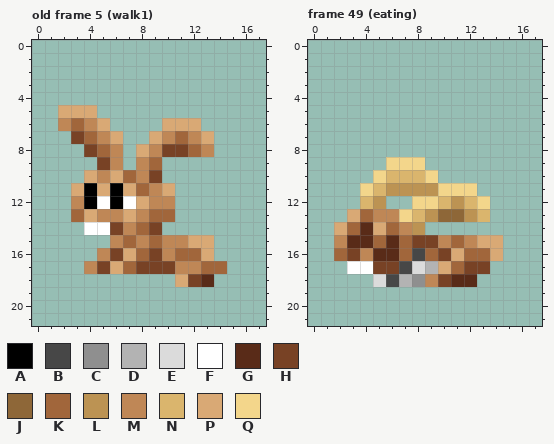
Two versions of one pixel-art file, assets/images/bunny.aseprite. That is the earlier state.
18x22 pixels, 61 frames. Shown: old frame 5 (walk1), frame 49 (eating). The commit also changed other frames, which this record leaves out.
Visible layers, top first: "bunnies/yellow_spotted_bunny", "bunnies/light_brown_spotted_bunny", "bunnies/black_spotted_bunny", "bunnies/brown_black_spotted_bunny", "bunnies/brown_spotted_bunny", "bunnies/brown_bunny", "bunnies/white_bunny", "bunnies/gray_bunny", "bunnies/black_bunny", "bunnies/pink_bunny", "bunnies/yellow_bunny", "bunnies/tan_bunny".
Palette (. is transparent): A #000000  B #474747  C #8f8f8f  D #b3b3b3  E #dbdbdb  F #ffffff  G #592b18  H #784225  J #8e6738  K #a1663b  L #bc9353  M #bf8756  N #dab56d  P #d9a975  Q #f3d68b
Pixels before, old frame 5 (walk1), first column x 2:
 5 PPP..........
 6 MKMP....PPP..
 7 .HKMP..PMKMP.
 8 ..HKM.PMHHKM.
 9 ...HM.MK.....
10 ..PMPKMH.....
11 .PAPAPKMP....
12 .MAFAFPMM....
13 .KPMMPMKK....
14 ..FFHMKH.....
15 ....MKMKMMPP.
16 ...MHPKHMKKP.
17 ..MHPKHHHMMKK
18 .........PHG.
Pixels before, frame 49 (eating), first column x 2:
 9 ....QQQ......
10 ...QNNNQ.....
11 ..QNLLLLQQQ..
12 ..NL..QQNLNQ.
13 .PKMMQNLJJLN.
14 PKGPKML......
15 MGGKGKHHMKMPP
16 KHMGGKBKHPKKP
17 .FFHHBEDPKHH.
18 ...EBDCMHGG..
Once edited:
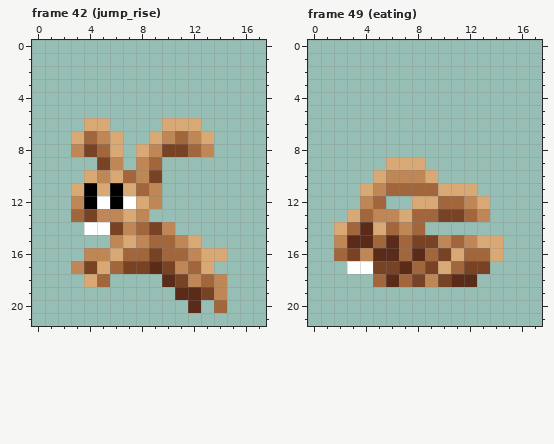
A new or re-ordered frame is compared with the old frame closest to it.
Diff:
layer "bunnies/yellow_bunny" now hidden
layer "bunnies/pink_bunny" now hidden
layer "bunnies/black_bunny" now hidden
layer "bunnies/gray_bunny" now hidden
layer "bunnies/white_bunny" now hidden
layer "bunnies/brown_bunny" now hidden
layer "bunnies/brown_spotted_bunny" now hidden
layer "bunnies/brown_black_spotted_bunny" now hidden
layer "bunnies/black_spotted_bunny" now hidden
layer "bunnies/light_brown_spotted_bunny" now hidden
layer "bunnies/yellow_spotted_bunny" now hidden
frames re-ordered
Frame 42 (jump_rise) against old frame 5 (walk1), layer "bunnies/tan_bunny":
The edit adds colour G in row 18 at x 10; in row 19 at x 11 to 12; in row 20 at x 12.
Colour H gives way to colour G in row 17 at x 9.
The edit adds colour H in row 19 at x 13.
Colour K gives way to colour H in row 17 at x 7.
Colour M gives way to colour H in row 17 at x 4.
Colour P gives way to colour H in row 13 at x 4; in row 18 at x 11.
The edit adds colour K in row 18 at x 5; in row 20 at x 14.
Colour G gives way to colour K in row 18 at x 13.
Colour M gives way to colour K in rows 15 to 16 at x 10; in row 17 at x 12.
Colour P gives way to colour K in row 16 at x 7; in row 17 at x 6.
The edit adds colour M in row 8 at x 3; in row 14 at x 10; in row 16 at x 4; in row 17 at x 3; in rows 18 to 19 at x 14.
Colour H gives way to colour M in row 18 at x 12.
Colour K gives way to colour M in row 16 at x 12.
The edit adds colour P in row 16 at x 14; in row 18 at x 4.
Colour H gives way to colour P in row 7 at x 3; in row 16 at x 6; in row 17 at x 5.
Colour K gives way to colour P in row 15 at x 7; in row 17 at x 13.
Colour M gives way to colour P in row 6 at x 4; in row 8 at x 6.
Colour K is gone in row 6 at x 3; in row 13 at x 9 to 10; in row 17 at x 14.
Colour M is gone in row 6 at x 2; in row 12 at x 10.
Colour P is gone in row 5 at x 2 to 4; in row 11 at x 10; in row 15 at x 13.
Frame 49 (eating):
Colour B gives way to colour G in row 16 at x 8; in row 17 at x 7; in row 18 at x 6.
Colour C gives way to colour H in row 18 at x 8.
Colour D gives way to colour H in row 17 at x 9.
Colour J gives way to colour H in row 13 at x 10 to 11.
Colour D gives way to colour K in row 18 at x 7.
Colour E gives way to colour K in row 17 at x 8; in row 18 at x 5.
Colour L gives way to colour K in row 11 at x 6 to 9; in row 12 at x 5 and 11; in row 13 at x 9 and 12; in row 14 at x 8.
Colour N gives way to colour K in row 12 at x 10; in row 13 at x 8.
Colour N gives way to colour M in row 10 at x 6 to 8; in row 11 at x 5; in row 12 at x 4 and 12; in row 13 at x 13.
Colour Q gives way to colour P in row 9 at x 6 to 8; in row 10 at x 5 and 9; in row 11 at x 4 and 10 to 12; in row 12 at x 8 to 9 and 13; in row 13 at x 7.
